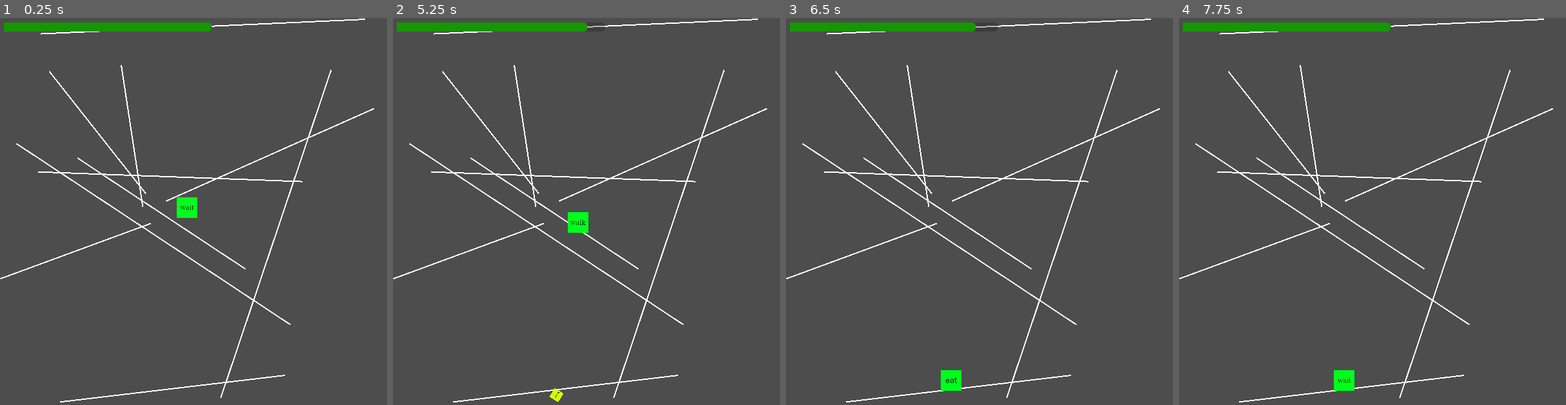
Above: before the commit, frames 1-4 (left to right).
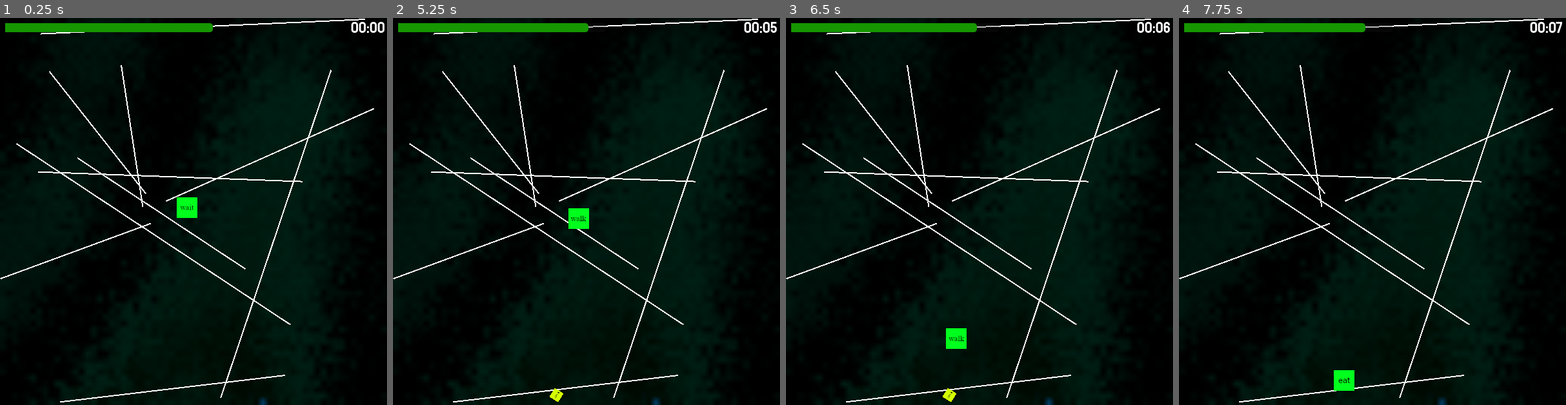
Above: after the commit, the same moments.

Repository: dirtOval/string-theory-mehu15
Game: Godot game, scene res://main.tscn
Same seed, same stepped clock (60 frames per second), same inputs: the game is played once before the commit and once after it.
Inputs:
- Up to frame 1 (0.25 s): no input
- Up to frame 2 (5.25 s): tap Enter at 0.5, 2.75, 5 s; tap Space at 1.25, 3.5 s
- Up to frame 3 (6.5 s): no input
- Up to frame 4 (7.75 s): tap Space at 7.25 s

The runs differ from the first frame. In frame 1, 97% of the frame differs, in the area x 0-100%, y 0-100%; in frame 2, 97%; in frame 3, 97%; in frame 4, 97%.

Commit message:
there's a noise bg now. congrats dumbass

Diff:
--- /dev/null
+++ b/bg.gd
@@ -0,0 +1,10 @@
+extends TextureRect
+
+
+# Called when the node enters the scene tree for the first time.
+func _ready() -> void:
+	pass # Replace with function body.
+
+# Called every frame. 'delta' is the elapsed time since the previous frame.
+#func _process(del: float) -> void:
+	#$FastNoiseLite.seed += 1
--- a/fly.gd
+++ b/fly.gd
@@ -15,3 +15,7 @@
 #func _on_body_entered(body: Node) -> void:
 	#$AnimatedSprite2D.animation = 'stuck'
 	#print('aaaaaa')
+
+
+func _on_visible_on_screen_notifier_2d_screen_exited() -> void:
+	queue_free()
--- a/fly.tscn
+++ b/fly.tscn
@@ -43,3 +43,5 @@
 
 [node name="VisibleOnScreenNotifier2D" type="VisibleOnScreenNotifier2D" parent="."]
 scale = Vector2(0.8, 0.8)
+
+[connection signal="screen_exited" from="VisibleOnScreenNotifier2D" to="." method="_on_visible_on_screen_notifier_2d_screen_exited"]
--- a/main.gd
+++ b/main.gd
@@ -1,15 +1,24 @@
 extends Node2D
 
 var fly_scene = preload('res://fly.tscn')
+
+var score: int = 0
 
 # Called when the node enters the scene tree for the first time.
 func _ready() -> void:
 	$FlySpawnTimer.start()
 	$FoodTimer.start()
+	$LifeTimer.start()
 
 
 # Called every frame. 'delta' is the elapsed time since the previous frame.
 func _process(delta: float) -> void:
+	#animate BG
+	#$Main/BG/FastNoiseLite.offset += Vector3(
+		#randf_range(1.0, 5.0),
+		#randf_range(1.0, 5.0),
+		#randf_range(1.0, 5.0),
+		#)
 	$FoodBar.value = $FoodTimer.time_left
 
 
@@ -35,3 +44,13 @@
 func _on_food_timer_timeout() -> void:
 	print('spider has died')
 	#use this for game over logic
+
+func get_converted_time(time: int) -> String:
+	var minutes: int = floori(time / 60.0)
+	var seconds: int = time % 60
+	return "%02d:%02d" % [minutes, seconds]
+
+
+func _on_life_timer_timeout() -> void:
+	score += 1
+	$ScoreDisplay.text = str(get_converted_time(score))
--- a/main.tscn
+++ b/main.tscn
@@ -1,8 +1,33 @@
-[gd_scene load_steps=7 format=3 uid="uid://cx2nxtcrodub4"]
+[gd_scene load_steps=11 format=3 uid="uid://cx2nxtcrodub4"]
 
 [ext_resource type="Script" uid="uid://h1ar55xsdmwn" path="res://main.gd" id="1_0xm2m"]
 [ext_resource type="PackedScene" uid="uid://de0renl7wmjg4" path="res://web.tscn" id="1_ig7tw"]
 [ext_resource type="PackedScene" uid="uid://dx4pwjmvovlrg" path="res://spider.tscn" id="3_h2yge"]
+[ext_resource type="FontFile" uid="uid://cbw5g0agpoxpl" path="res://Staatliches-Regular.ttf" id="4_1bvp3"]
+
+[sub_resource type="Gradient" id="Gradient_1bvp3"]
+offsets = PackedFloat32Array(0.2, 0.613333, 0.986667, 1)
+colors = PackedColorArray(0, 0, 0, 1, 0, 0.12337, 0.0830858, 1, 0, 0.0326673, 0.0020528, 1, 0, 0.240489, 0.399772, 1)
+
+[sub_resource type="FastNoiseLite" id="FastNoiseLite_lquwl"]
+noise_type = 3
+seed = 9
+frequency = 0.0165
+fractal_type = 3
+fractal_octaves = 10
+fractal_lacunarity = 2.03
+fractal_gain = 0.16
+domain_warp_enabled = true
+domain_warp_amplitude = 28.45
+domain_warp_frequency = 3.19
+domain_warp_fractal_lacunarity = 7.445
+
+[sub_resource type="NoiseTexture2D" id="NoiseTexture2D_7mycd"]
+width = 64
+height = 64
+generate_mipmaps = false
+color_ramp = SubResource("Gradient_1bvp3")
+noise = SubResource("FastNoiseLite_lquwl")
 
 [sub_resource type="Curve2D" id="Curve2D_ig7tw"]
 _data = {
@@ -22,6 +47,11 @@
 [node name="Main" type="Node2D"]
 script = ExtResource("1_0xm2m")
 
+[node name="BG" type="TextureRect" parent="."]
+offset_right = 600.0
+offset_bottom = 600.0
+texture = SubResource("NoiseTexture2D_7mycd")
+
 [node name="Web" parent="." instance=ExtResource("1_ig7tw")]
 strands = 10
 
@@ -35,22 +65,35 @@
 
 [node name="Spider" parent="." instance=ExtResource("3_h2yge")]
 position = Vector2(290, 294)
+spider_speed = 150
 
 [node name="FoodTimer" type="Timer" parent="."]
 wait_time = 60.0
 one_shot = true
 
 [node name="FoodBar" type="ProgressBar" parent="."]
-offset_left = 6.0
-offset_top = 7.0
-offset_right = 329.0
-offset_bottom = 21.0
+offset_left = 8.0
+offset_top = 8.0
+offset_right = 331.0
+offset_bottom = 22.0
 theme = SubResource("Theme_1bvp3")
 max_value = 60.0
 value = 60.0
 show_percentage = false
 
+[node name="LifeTimer" type="Timer" parent="."]
+
+[node name="ScoreDisplay" type="Label" parent="."]
+offset_left = 544.0
+offset_right = 610.0
+offset_bottom = 38.0
+theme_override_fonts/font = ExtResource("4_1bvp3")
+theme_override_font_sizes/font_size = 24
+text = "00:00"
+metadata/_edit_use_anchors_ = true
+
 [connection signal="timeout" from="FlySpawnTimer" to="." method="_on_fly_spawn_timer_timeout"]
 [connection signal="ate_food" from="Spider" to="." method="_on_spider_ate_food"]
 [connection signal="timeout" from="FoodTimer" to="." method="_on_food_timer_timeout"]
 [connection signal="timeout" from="FoodTimer" to="Spider" method="_on_food_timer_timeout"]
+[connection signal="timeout" from="LifeTimer" to="." method="_on_life_timer_timeout"]
Binary file added: Staatliches-Regular.ttf
Not shown, added: Staatliches-Regular.ttf.import
Not shown, added: bg.gd.uid
